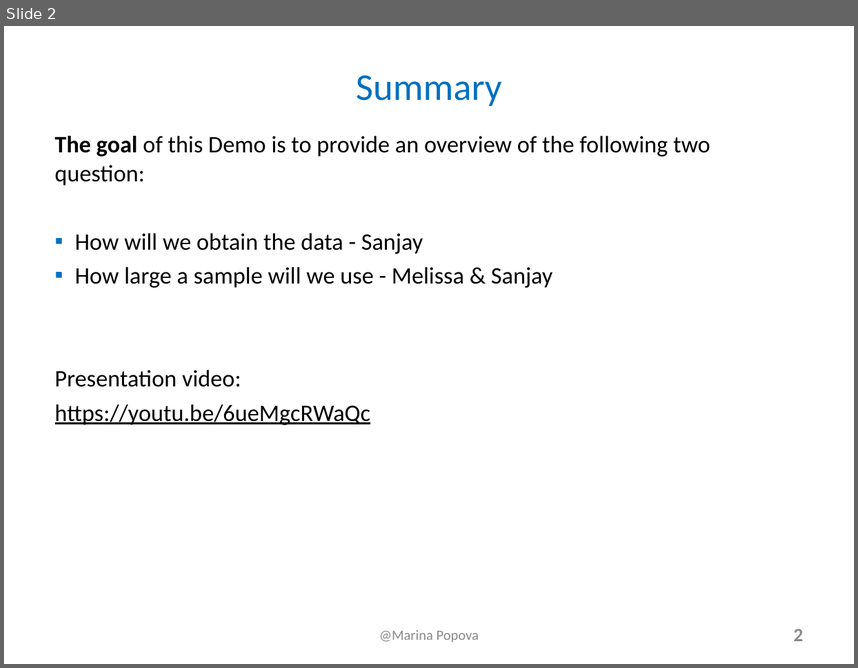
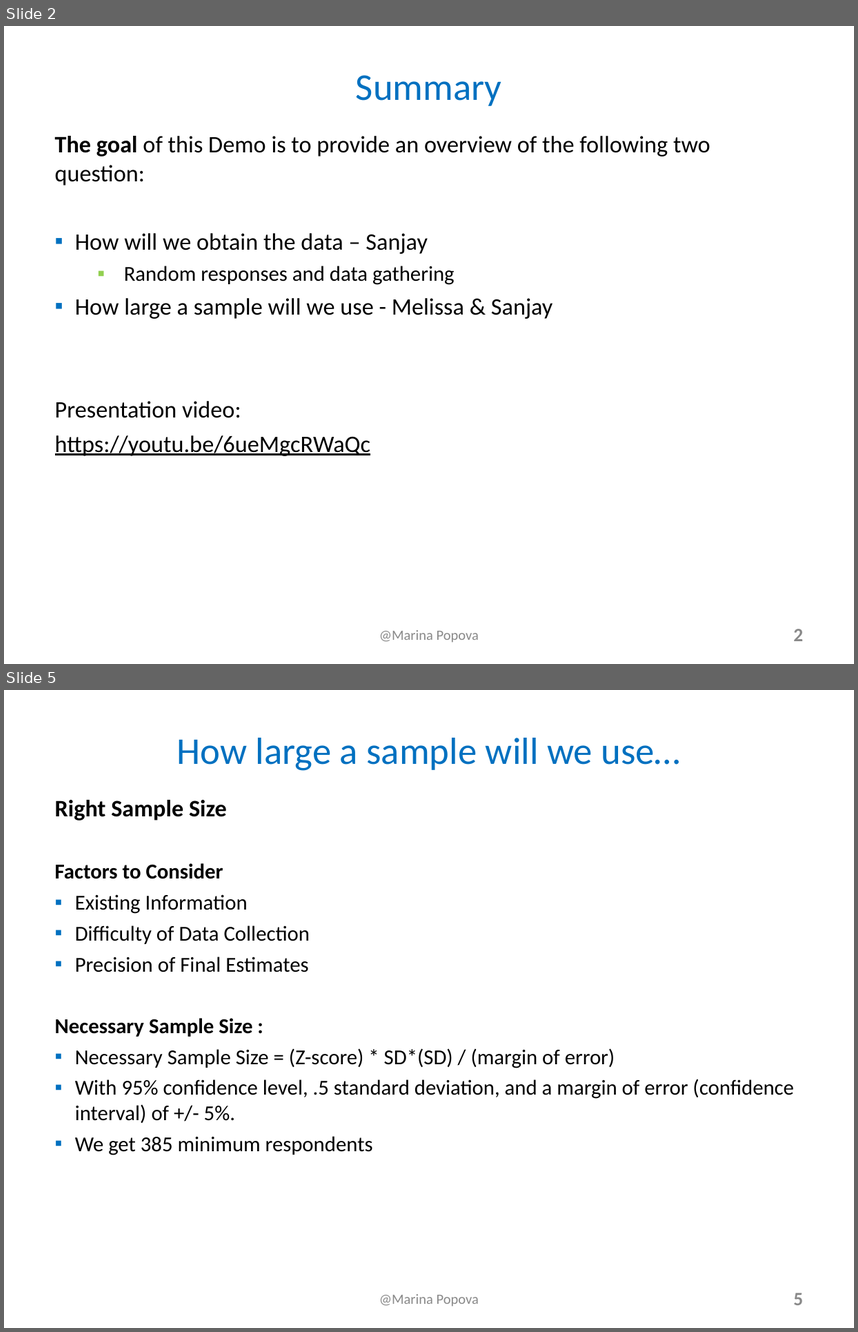
Before and after one commit to stiwarih/E-150-Grad, a slide deck: data-sets/final/SanjayTiwari.ppt. Shown one above the other, each under a label of ours: slide 2 before the commit, slides 2 and 5 after it; the slides between them are not shown. The pictures are 858x668 and 858x1332 pixels, drawn with LibreOffice and Linux fonts; fonts in the diff are those of the drawing. Boxes give left, top, right and bottom in pixels: in the first picture for what was removed or moved away, otherwise in the second. Text is boxed around its words. In the diff, an @@ line names an element or a change of style, - is before the commit and + after.

```diff
--- a/data-sets/final/SanjayTiwari.ppt
+++ b/data-sets/final/SanjayTiwari.ppt
@@ slide 5 added at <box>4,690,854,1328</box>, background #FFFFFF @@
@@ title added at <box>177,738,680,771</box>, 32 pt, text #0070C0 @@
+How large a sample will we use…
@@ text added at <box>55,800,794,1155</box>, 18 pt, text #000000 @@
+Right Sample Size
+Factors to Consider
+▪ Existing Information
+▪ Difficulty of Data Collection
+▪ Precision of Final Estimates
+Necessary Sample Size :
+▪ Necessary Sample Size = (Z-score) * SD*(SD) / (margin of error)
+▪ With 95% confidence level, .5 standard deviation, and a margin of error (confidence interval) of +/- 5%.
+▪ We get 385 minimum respondents
@@ text added at <box>379,1294,479,1305</box>, 12 pt, text #898989 @@
+@Marina Popova
@@ page number added at <box>793,1292,803,1305</box>, 16 pt, text #898989, bold @@
+5
@@ slide 2 changed as well @@
@@ text at <box>75,233,455,285</box>: text changed; size 20 to 18 pt @@
-▪ How will we obtain the data - Sanjay
+▪ How will we obtain the data – Sanjay
+  ▪ Random responses and data gathering
```
Also in this commit, not shown: 2 other slides changed, 2 other slides added, 2 slides removed, 3 other files.
